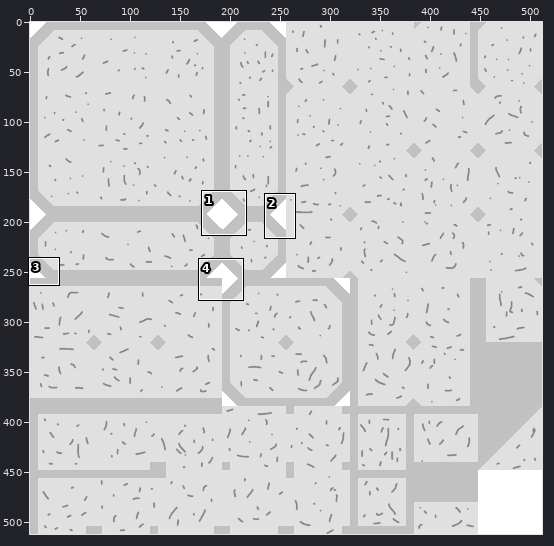
Sprite sheet -- !!Assets/Sprites/Tilemaps/Asteroid Tilemap.png. The first picture is a wide view before the edit; the outline marks the close-up.
Close-up. As it was:
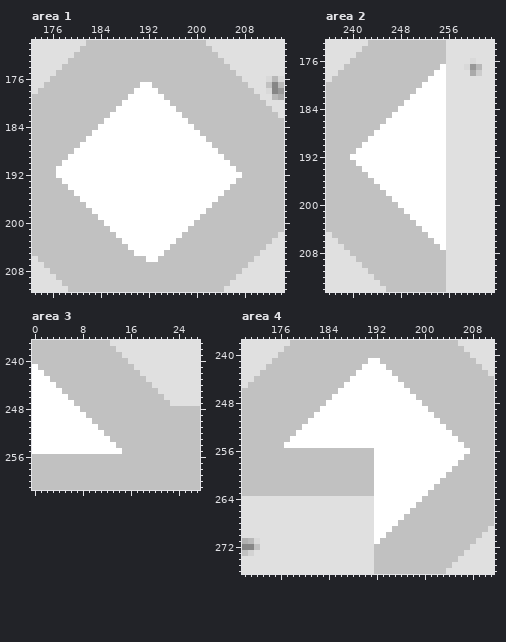
The file is 512x512 pixels. Colours within 5 levels of each other are drawn and written as one. Shown: area 1: x 173..214, y 170..211; area 2: x 236..263, y 173..214; area 3: x 0..27, y 237..261; area 4: x 170..211, y 238..276. The commit also changed other parts of the picture, which this record leaves out.
New version:
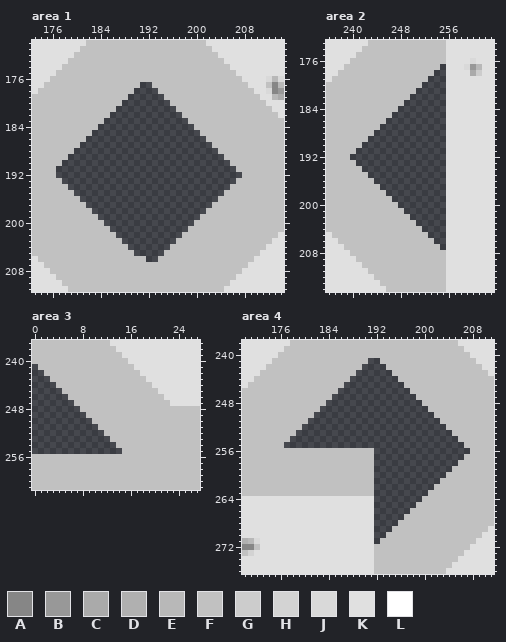
Palette (. is transparent): A #868686  B #989898  C #aaaaaa  D #b0b0b0  E #b8b8b8  F #c1c1c1  G #cccccc  H #d3d3d3  J #d9d9d9  K #e0e0e0  L #ffffff
Change:
Area 1:
Colour L is gone in row 177 at x 191 to 192; in row 178 at x 190 to 193; in row 179 at x 189 to 194; in row 180 at x 188 to 195; in row 181 at x 187 to 196; in row 182 at x 186 to 197.
Colour L is gone in row 183 at x 185 to 198; in row 184 at x 184 to 199; in row 185 at x 183 to 200; in row 186 at x 182 to 201; in row 187 at x 181 to 202; in row 188 at x 180 to 203.
Colour L is gone in row 189 at x 179 to 204; in row 190 at x 178 to 205; in row 191 at x 177 to 206; in row 192 at x 177 to 207; in row 193 at x 178 to 206; in row 194 at x 179 to 205.
Colour L is gone in row 195 at x 180 to 204; in row 196 at x 181 to 203; in row 197 at x 182 to 202; in row 198 at x 183 to 201; in row 199 at x 184 to 200; in row 200 at x 185 to 199.
Colour L is gone in row 201 at x 186 to 198; in row 202 at x 187 to 197; in row 203 at x 188 to 196; in row 204 at x 189 to 195; in row 205 at x 190 to 194; in row 206 at x 192 to 193.
Area 2:
Colour L is gone in row 177 at x 255; in row 178 at x 254 to 255; in row 179 at x 253 to 255; in row 180 at x 252 to 255; in row 181 at x 251 to 255; in row 182 at x 250 to 255.
Colour L is gone in row 183 at x 249 to 255; in row 184 at x 248 to 255; in row 185 at x 247 to 255; in row 186 at x 246 to 255; in row 187 at x 245 to 255; in row 188 at x 244 to 255.
Colour L is gone in row 189 at x 243 to 255; in row 190 at x 242 to 255; in row 191 at x 241 to 255; in row 192 at x 240 to 255; in row 193 at x 241 to 255; in row 194 at x 242 to 255.
Colour L is gone in row 195 at x 243 to 255; in row 196 at x 244 to 255; in row 197 at x 245 to 255; in row 198 at x 246 to 255; in row 199 at x 247 to 255; in row 200 at x 248 to 255.
Colour L is gone in row 201 at x 249 to 255; in row 202 at x 250 to 255; in row 203 at x 251 to 255; in row 204 at x 252 to 255; in row 205 at x 253 to 255; in row 206 at x 254 to 255.
Colour L is gone in row 207 at x 255.
Area 3:
Colour L is gone in row 241 at x 0; in row 242 at x 0 to 1; in row 243 at x 0 to 2; in row 244 at x 0 to 3; in row 245 at x 0 to 4; in row 246 at x 0 to 5.
Colour L is gone in row 247 at x 0 to 6; in row 248 at x 0 to 7; in row 249 at x 0 to 8; in row 250 at x 0 to 9; in row 251 at x 0 to 10; in row 252 at x 0 to 11.
Colour L is gone in row 253 at x 0 to 12; in row 254 at x 0 to 13; in row 255 at x 0 to 14.
Area 4:
Colour L is gone in row 241 at x 191 to 192; in row 242 at x 190 to 193; in row 243 at x 189 to 194; in row 244 at x 188 to 195; in row 245 at x 187 to 196; in row 246 at x 186 to 197.
Colour L is gone in row 247 at x 185 to 198; in row 248 at x 184 to 199; in row 249 at x 183 to 200; in row 250 at x 182 to 201; in row 251 at x 181 to 202; in row 252 at x 180 to 203.
Colour L is gone in row 253 at x 179 to 204; in row 254 at x 178 to 205; in row 255 at x 177 to 206; in row 256 at x 192 to 207; in row 257 at x 192 to 206; in row 258 at x 192 to 205.
Colour L is gone in row 259 at x 192 to 204; in row 260 at x 192 to 203; in row 261 at x 192 to 202; in row 262 at x 192 to 201; in row 263 at x 192 to 200; in row 264 at x 192 to 199.
Colour L is gone in row 265 at x 192 to 198; in row 266 at x 192 to 197; in row 267 at x 192 to 196; in row 268 at x 192 to 195; in row 269 at x 192 to 194; in row 270 at x 192 to 193.
Colour L is gone in row 271 at x 192.
